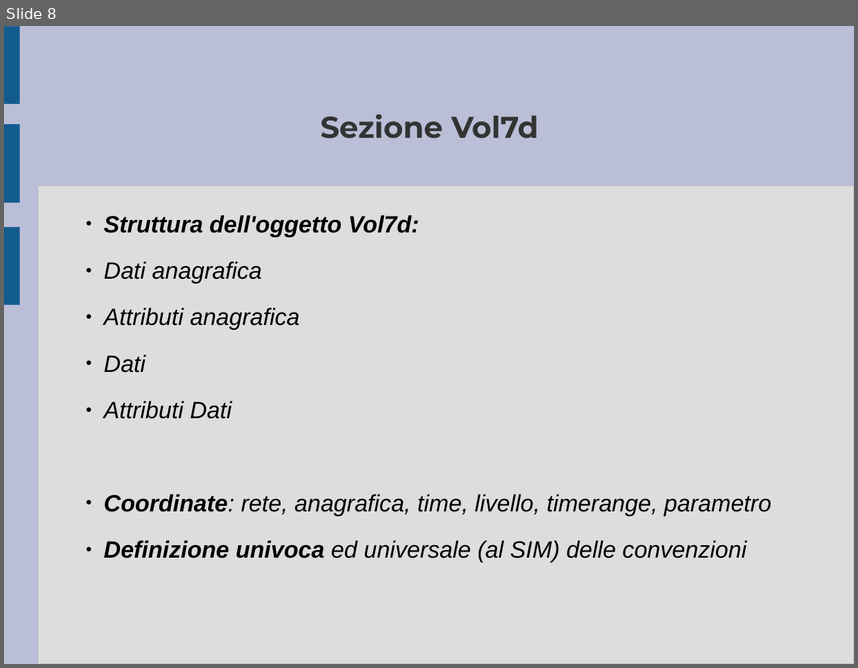
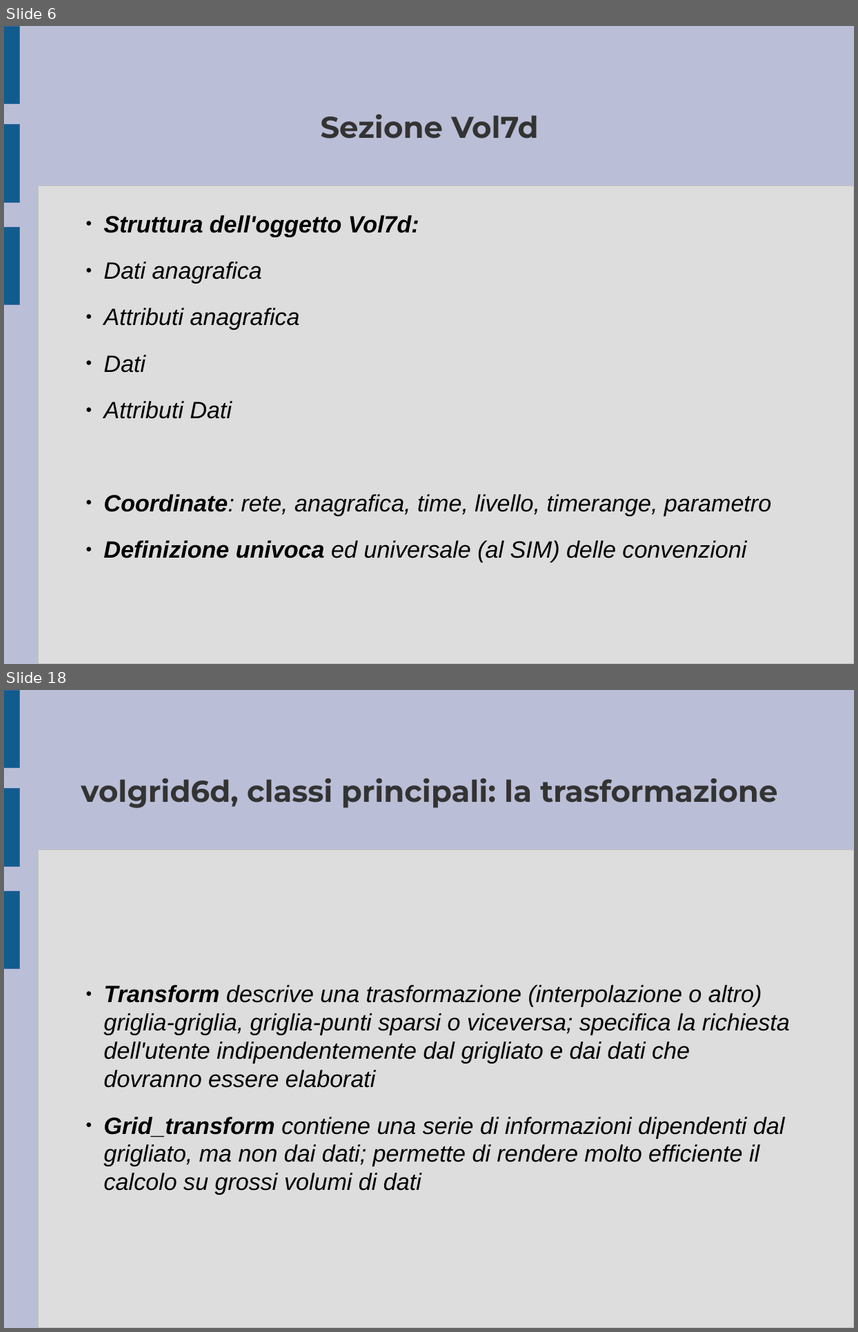
Before and after one commit to ARPA-SIMC/libsim, a slide deck: doc/breve_presentazione.odp. Shown one above the other, each under a label of ours: slide 8 before the commit, slides 6 and 18 after it; the slides between them are not shown. The pictures are 858x668 and 858x1332 pixels, drawn with LibreOffice and Linux fonts; fonts in the diff are those of the drawing. Boxes give left, top, right and bottom in pixels: in the first picture for what was removed or moved away, otherwise in the second. Text is boxed around its words. In the diff, an @@ line names an element or a change of style, - is before the commit and + after.

```diff
--- a/doc/breve_presentazione.odp
+++ b/doc/breve_presentazione.odp
@@ slide 18 added at [4,690,854,1328], background #BABED6; not listed: 4 template elements that a slide beside it also shows @@
@@ title added at [81,778,777,808], 28 pt, text #333333, bold @@
+volgrid6d, classi principali: la trasformazione
@@ subtitle added at [104,985,790,1194], 22 pt, text #000000, italic @@
+  ● Transform descrive una trasformazione (interpolazione o altro) griglia-griglia, griglia-punti sparsi o viceversa; specifica la richiesta dell'utente indipendentemente dal grigliato e dai dati che dovranno essere elaborati
+  ● Grid_transform contiene una serie di informazioni dipendenti dal grigliato, ma non dai dati; permette di rendere molto efficiente il calcolo su grossi volumi di dati
@@ what was slide 8 is now slide 6 @@
```
Also in this commit, not shown: 8 slides changed, 11 other slides added, 2 slides removed, 10 other files.
